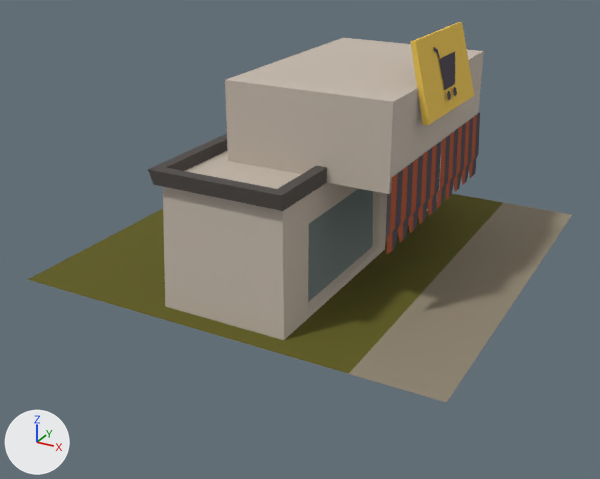
What one commit did to the FBX model Assets/Models/Comercio Grande.fbx.
Both versions are drawn from a 50 mm lens placed at (1.73, -3.38, 1.69), pointed at (-0.03, -0.19, 0.09). Every picture has the same lights, and +X, +Y and +Z are marked at lower left. Where no turn or scale is listed for an object, it has been applied to the vertices. Vertices at the same position are counted once.

In view in the first picture: 'Comércio Grande'.
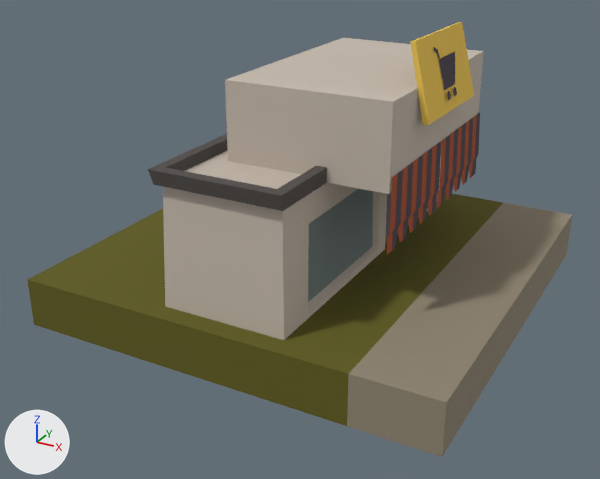
The newer file is also turned or shifted as a whole; pictures and numbers use the older file's frame.

Patch to the scene script:
```diff
--- a/Assets/Models/Comercio Grande.fbx.py
+++ b/Assets/Models/Comercio Grande.fbx.py
@@ me_comércio_grande @@
 # used by ob_comércio_grande; location = (0.0, 0.0, 0.0)
 # verts and faces of me_comércio_grande; kept vertices keep their numbers, new ones are numbered from 226
 # before: 0 (-1.0, -1.0, 0.0) at pixel (27, 279), 1 (1.0, -1.0, 0.0) at pixel (446, 402), 2 (-1.0, 1.0, 0.0), 3 (1.0, 1.0, 0.0) at pixel (572, 214), 112 (0.62, -1.0, 0.0) at pixel (348, 373)
 # before: 113 (0.62, 1.0, 0.0) at pixel (503, 202)
-me_comércio_grande.from_pydata(...)  # 226 vertices, 146 faces; spans x -1.0..1.0, y -1.0..1.0, z 0.0..1.1
+me_comércio_grande.from_pydata(...)  # 232 vertices, 154 faces; spans x -1.0..1.0, y -1.0..1.0, z -0.23..1.1
+# me_comércio_grande part 1
+for new, old in zip([*range(226, 232)], [*range(0, 4), 112, 113]): verts[new] = verts[old] + (0.0, 0.0, -0.23)
+faces += [(227, 230, 231, 229), (226, 228, 231, 230), (3, 229, 231, 113), (1, 112, 230, 227), (0, 226, 230, 112), (2, 113, 231, 228)]
+faces += [(1, 227, 229, 3), (0, 2, 228, 226)]
 me_comércio_grande.materials.append(mat_atlas_lightmap_pack)
```

Pixel boxes (x1, y1, x2, y2) of what changed, in the pictures (600 x 479 px):
'Comércio Grande', reshaped (14% taller)
    before: (27, 22, 572, 402)
    after: (27, 22, 572, 457)
part 1 of me_comércio_grande, added (yellow)
    after: (27, 216, 572, 457)
